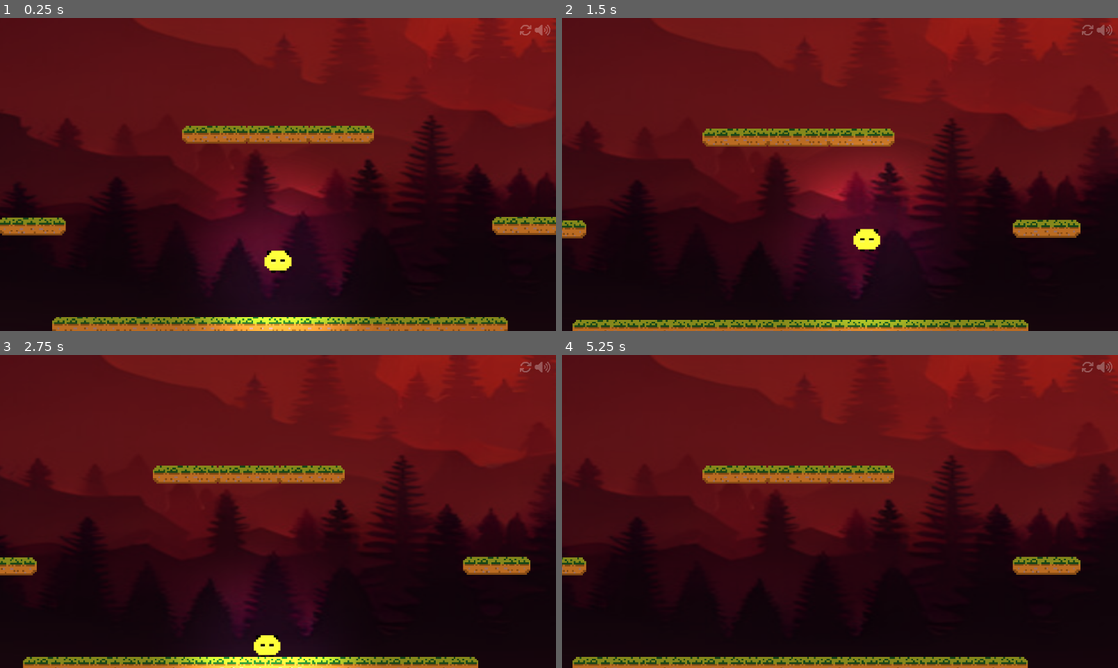
Above: before the commit, frames 1-4 (two rows, left to right).
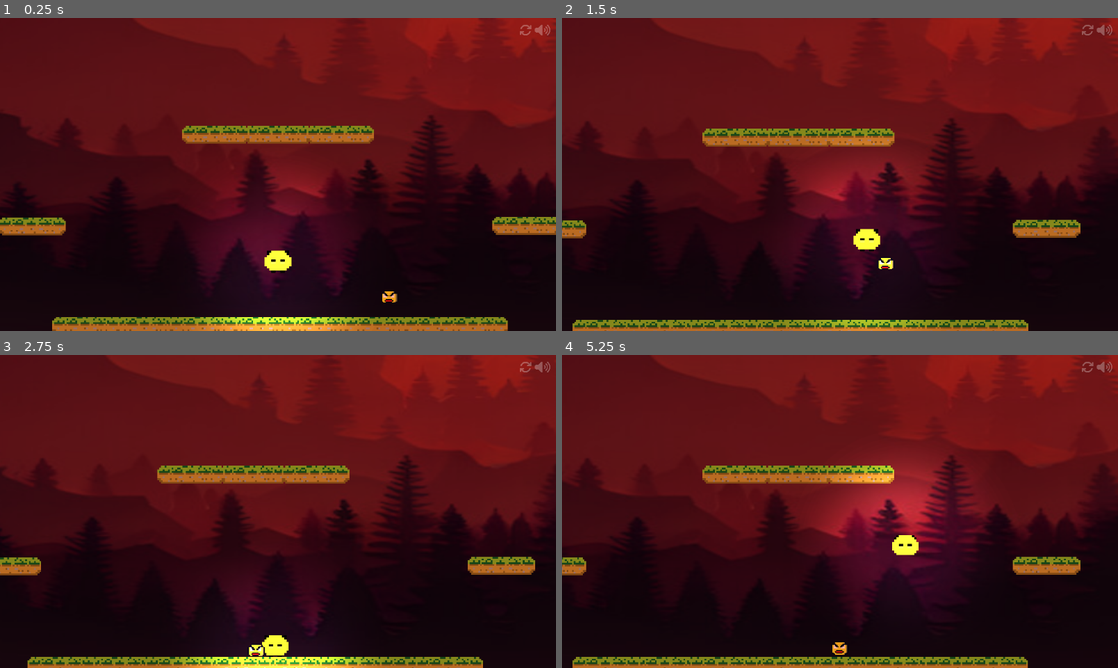
Above: after the commit, the same moments.

Repository: xyon3/jumpquest
Game: Godot game, scene res://world/scenes/wave_battle.tscn
The game is run twice, just before and just after one commit, with the same random seed, the same clock (stepped at 60 frames per second) and the same inputs. This scene is started directly instead of the project's main scene.
Inputs:
- Up to frame 1 (0.25 s): no input
- Up to frame 2 (1.5 s): tap Enter (ui_accept) at 0.5, 0.77 s; hold D (move_right) from 0.53 s (still down)
- Up to frame 3 (2.75 s): tap Enter (ui_accept) at 1.52 s; release D (move_right) at 2.03 s; hold A (move_left) from 2.03 s (still down)
- Up to frame 4 (5.25 s): release A (move_left) at 2.78 s; hold D (move_right) 2.78-4.28 s; tap Enter (ui_accept) at 3.02, 3.77, 4.52 s; hold A (move_left) 4.28-5.03 s; hold D (move_right) from 5.03 s (still down)

The runs differ from the first frame. In frame 1, less than 0.1% of the frame differs, in the area x 68-72%, y 87-91%; in frame 2, less than 0.1%; in frame 3, 3.9%; in frame 4, 8.7%, in the area x 46-76%, y 32-96%.

Commit message:
battle scene updates

Diff:
--- /dev/null
+++ b/characters/enemies/mobs/packy/mob_packy.gd
@@ -0,0 +1,37 @@
+extends CharacterBody2D
+
+
+const SPEED = 10
+var player_chase = false
+var player = null
+
+@onready var _animate_sprite = $PackyAniSprite
+var target_position = null
+
+# Get the gravity from the project settings to be synced with RigidBody nodes.
+var gravity = ProjectSettings.get_setting("physics/2d/default_gravity")
+
+
+
+func _ready():
+	_animate_sprite.play("idle")
+
+func _physics_process(delta):
+	# Add the gravity.
+	if not is_on_floor(): velocity.y += gravity * delta
+
+	if player_chase:
+		target_position = (player.position - position) * SPEED
+		velocity = target_position
+
+	move_and_slide()
+
+
+func _on_packy_detector_body_entered(body):
+	player = body
+	player_chase = true
+
+
+func _on_packy_detector_body_exited(body):
+	player = null
+	player_chase = false
--- /dev/null
+++ b/characters/enemies/mobs/packy/mob_packy.tscn
@@ -0,0 +1,75 @@
+[gd_scene load_steps=10 format=3 uid="uid://dwh727n4f13fn"]
+
+[ext_resource type="Script" path="res://characters/enemies/mobs/packy/mob_packy.gd" id="1_bkuty"]
+[ext_resource type="Texture2D" uid="uid://b606kpyb6g8l7" path="res://characters/enemies/mobs/packy/packy.png" id="1_ebo1e"]
+
+[sub_resource type="AtlasTexture" id="AtlasTexture_02b1b"]
+atlas = ExtResource("1_ebo1e")
+region = Rect2(1024, 0, 1024, 1024)
+
+[sub_resource type="AtlasTexture" id="AtlasTexture_a3ixx"]
+atlas = ExtResource("1_ebo1e")
+region = Rect2(1024, 1024, 1024, 1024)
+
+[sub_resource type="AtlasTexture" id="AtlasTexture_g8x5a"]
+atlas = ExtResource("1_ebo1e")
+region = Rect2(0, 0, 1024, 1024)
+
+[sub_resource type="AtlasTexture" id="AtlasTexture_unfkg"]
+atlas = ExtResource("1_ebo1e")
+region = Rect2(0, 1024, 1024, 1024)
+
+[sub_resource type="SpriteFrames" id="SpriteFrames_wd4nj"]
+animations = [{
+"frames": [{
+"duration": 1.0,
+"texture": SubResource("AtlasTexture_02b1b")
+}, {
+"duration": 1.0,
+"texture": SubResource("AtlasTexture_a3ixx")
+}],
+"loop": true,
+"name": &"angry",
+"speed": 5.0
+}, {
+"frames": [{
+"duration": 1.0,
+"texture": SubResource("AtlasTexture_g8x5a")
+}, {
+"duration": 1.0,
+"texture": SubResource("AtlasTexture_unfkg")
+}],
+"loop": true,
+"name": &"idle",
+"speed": 5.0
+}]
+
+[sub_resource type="CircleShape2D" id="CircleShape2D_b87hu"]
+radius = 19.4165
+
+[sub_resource type="CircleShape2D" id="CircleShape2D_elby6"]
+radius = 144.42
+
+[node name="MobPacky" type="CharacterBody2D"]
+light_mask = 2
+visibility_layer = 29
+script = ExtResource("1_bkuty")
+
+[node name="PackyAniSprite" type="AnimatedSprite2D" parent="."]
+position = Vector2(0, -36)
+scale = Vector2(0.07, 0.07)
+sprite_frames = SubResource("SpriteFrames_wd4nj")
+animation = &"idle"
+frame_progress = 0.210874
+
+[node name="PackyCollision" type="CollisionShape2D" parent="."]
+position = Vector2(0, -17)
+shape = SubResource("CircleShape2D_b87hu")
+
+[node name="PackyDetector" type="Area2D" parent="."]
+
+[node name="DetectorArea" type="CollisionShape2D" parent="PackyDetector"]
+shape = SubResource("CircleShape2D_elby6")
+
+[connection signal="body_entered" from="PackyDetector" to="." method="_on_packy_detector_body_entered"]
+[connection signal="body_exited" from="PackyDetector" to="." method="_on_packy_detector_body_exited"]
--- a/characters/nicolo/nicolo.tscn
+++ b/characters/nicolo/nicolo.tscn
@@ -42,6 +42,7 @@
 }
 
 [node name="nicolo" type="Node2D"]
+visibility_layer = 30
 script = ExtResource("1_snper")
 
 [node name="AnimationPlayer" type="AnimationPlayer" parent="."]
--- a/characters/player.tscn
+++ b/characters/player.tscn
@@ -46,8 +46,7 @@
 }
 
 [node name="Player" type="CharacterBody2D"]
-light_mask = 2
-visibility_layer = 5
+visibility_layer = 22
 script = ExtResource("1_4ytjn")
 
 [node name="CollisionShape2D" type="CollisionShape2D" parent="."]
--- a/main.gd
+++ b/main.gd
@@ -10,7 +10,7 @@
 
 
 
-@onready var platform = preload("res://world/platform_full.tscn")
+@onready var platform = preload("res://world/platform/platform_full.tscn")
 @onready var portal_platform = preload("res://world/platform/potal_platform/portal_platform.tscn")
 @onready var qna_scene = preload("res://world/scenes/qna_scene.tscn").instantiate()
 
--- a/project.godot
+++ b/project.godot
@@ -49,9 +49,10 @@
 
 [layer_names]
 
-2d_render/layer_1="World"
-2d_render/layer_2="Player"
+2d_render/layer_1="Player"
+2d_render/layer_2="Mobs"
 2d_render/layer_3="Trap Platform"
+2d_render/layer_5="World"
 
 [physics]
 
--- a/world/platform/floor/floor.tscn
+++ b/world/platform/floor/floor.tscn
@@ -7,6 +7,8 @@
 
 [node name="floor" type="StaticBody2D"]
 modulate = Color(0.929412, 0.639216, 0.623529, 1)
+light_mask = 16
+visibility_layer = 15
 position = Vector2(-11, 0)
 
 [node name="PlatformMid" type="Sprite2D" parent="."]
--- a/world/platform/platform_full.tscn
+++ b/world/platform/platform_full.tscn
@@ -8,6 +8,8 @@
 size = Vector2(112, 31)
 
 [node name="platform_full" type="StaticBody2D"]
+light_mask = 16
+visibility_layer = 15
 
 [node name="PlatformMid" type="Sprite2D" parent="."]
 position = Vector2(1.90735e-06, 1.90735e-06)
--- a/world/scenes/wave_battle.tscn
+++ b/world/scenes/wave_battle.tscn
@@ -1,9 +1,10 @@
-[gd_scene load_steps=5 format=3 uid="uid://d0473ok1j7rc8"]
+[gd_scene load_steps=6 format=3 uid="uid://d0473ok1j7rc8"]
 
 [ext_resource type="Texture2D" uid="uid://tbj5qfraaejf" path="res://world/bg/bg_full.png" id="1_eyvwr"]
 [ext_resource type="PackedScene" uid="uid://bmvkkcrh7jp8b" path="res://characters/player.tscn" id="3_5jwfl"]
 [ext_resource type="PackedScene" uid="uid://33jjnlcmgemb" path="res://world/simple_controls/simple_control.tscn" id="4_5w17y"]
 [ext_resource type="PackedScene" uid="uid://chs1oapgugsxd" path="res://world/platform/platform_full.tscn" id="4_xda65"]
+[ext_resource type="PackedScene" uid="uid://dwh727n4f13fn" path="res://characters/enemies/mobs/packy/mob_packy.tscn" id="5_en2v6"]
 
 [node name="Node2D" type="Node2D"]
 
@@ -86,3 +87,6 @@
 
 [node name="platform_full13" parent="." instance=ExtResource("4_xda65")]
 position = Vector2(688, 300)
+
+[node name="MobPacky" parent="." instance=ExtResource("5_en2v6")]
+position = Vector2(777, 602)
Binary file added: characters/enemies/mobs/packy/packy.png
Not shown, added: characters/enemies/mobs/packy/packy.png.import
